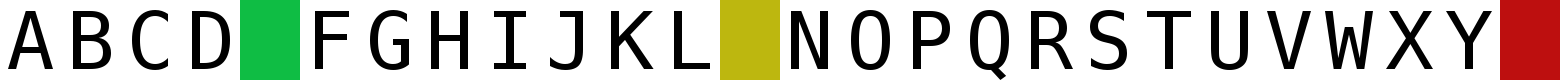
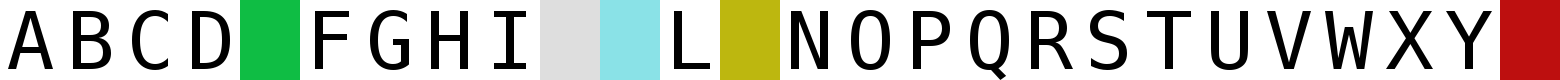
Revision of a layered 1560×80 image; what changed, layer by layer:
painted on "Layer" over (540, 0, 660, 80)
